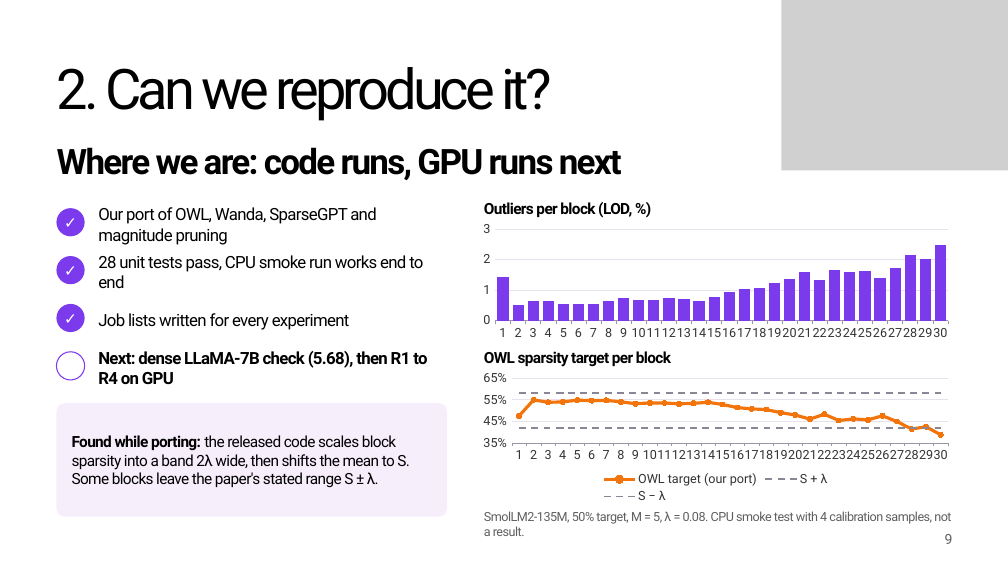
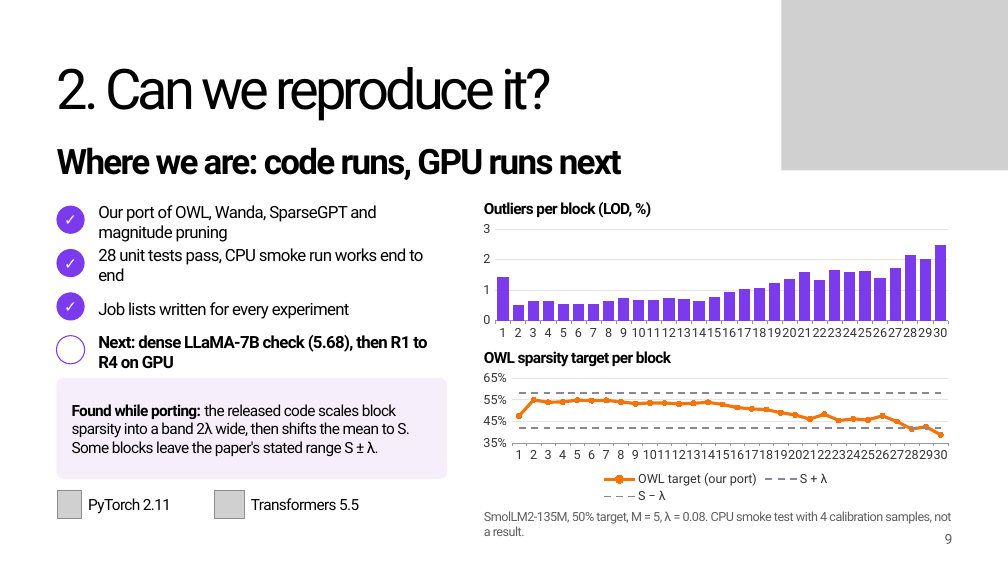
Before and after one commit to khangpt2k6/NLP_CLASS, a slide deck: slide 9 of presentation/ProjectPresentation_TKP-XGHN.pptx. Drawn at 1008x567 pixels with LibreOffice and Linux fonts; fonts in the diff are those of the drawing; grey boxes stand for pictures; background and template pictures are left out. Boxes give left, top, right and bottom in pixels: in the first picture for what was removed or moved away, otherwise in the second. Text is boxed around its words. In the diff, an @@ line names an element or a change of style, - is before the commit and + after.

Commit message:
deck: add logos (usf, meta, qwen, hf, colab etc), paper fig 1, repo qr, icon badges on toc

```diff
--- a/presentation/ProjectPresentation_TKP-XGHN.pptx
+++ b/presentation/ProjectPresentation_TKP-XGHN.pptx
@@ ellipse "✓" moved from (x1=56, y1=256, x2=85, y2=284) to (x1=56, y1=249, x2=85, y2=277) @@
@@ text "28 unit tests pass, CPU ..." moved from (x1=98, y1=255, x2=423, y2=288) to (x1=98, y1=248, x2=423, y2=281) @@
@@ ellipse "✓" moved from (x1=56, y1=304, x2=85, y2=332) to (x1=56, y1=292, x2=85, y2=321) @@
@@ text "Job lists written for every ..." moved from (x1=98, y1=313, x2=350, y2=330) to (x1=98, y1=302, x2=350, y2=319) @@
@@ ellipse moved from (x1=56, y1=352, x2=85, y2=380) to (x1=56, y1=336, x2=85, y2=364) @@
@@ text "Next: dense LLaMA-7B check (5.68), ..." moved from (x1=98, y1=351, x2=427, y2=384) to (x1=98, y1=335, x2=427, y2=368) @@
@@ rounded rectangle resized from (x1=56, y1=403, x2=447, y2=517) to (x1=56, y1=378, x2=447, y2=479) @@
@@ text "Found while porting: the released ..." moved from (x1=72, y1=435, x2=410, y2=488) to (x1=72, y1=404, x2=410, y2=457) @@
@@ picture added at (x1=57, y1=490, x2=81, y2=518) @@
@@ text added at (x1=88, y1=498, x2=171, y2=514), 22 pt, text #000000 @@
+PyTorch 2.11
@@ picture added at (x1=214, y1=490, x2=244, y2=518) @@
@@ text added at (x1=251, y1=498, x2=359, y2=510), 22 pt, text #000000 @@
+Transformers 5.5
```
Also in this commit, not shown: 8 other slides changed, 18 other files.
